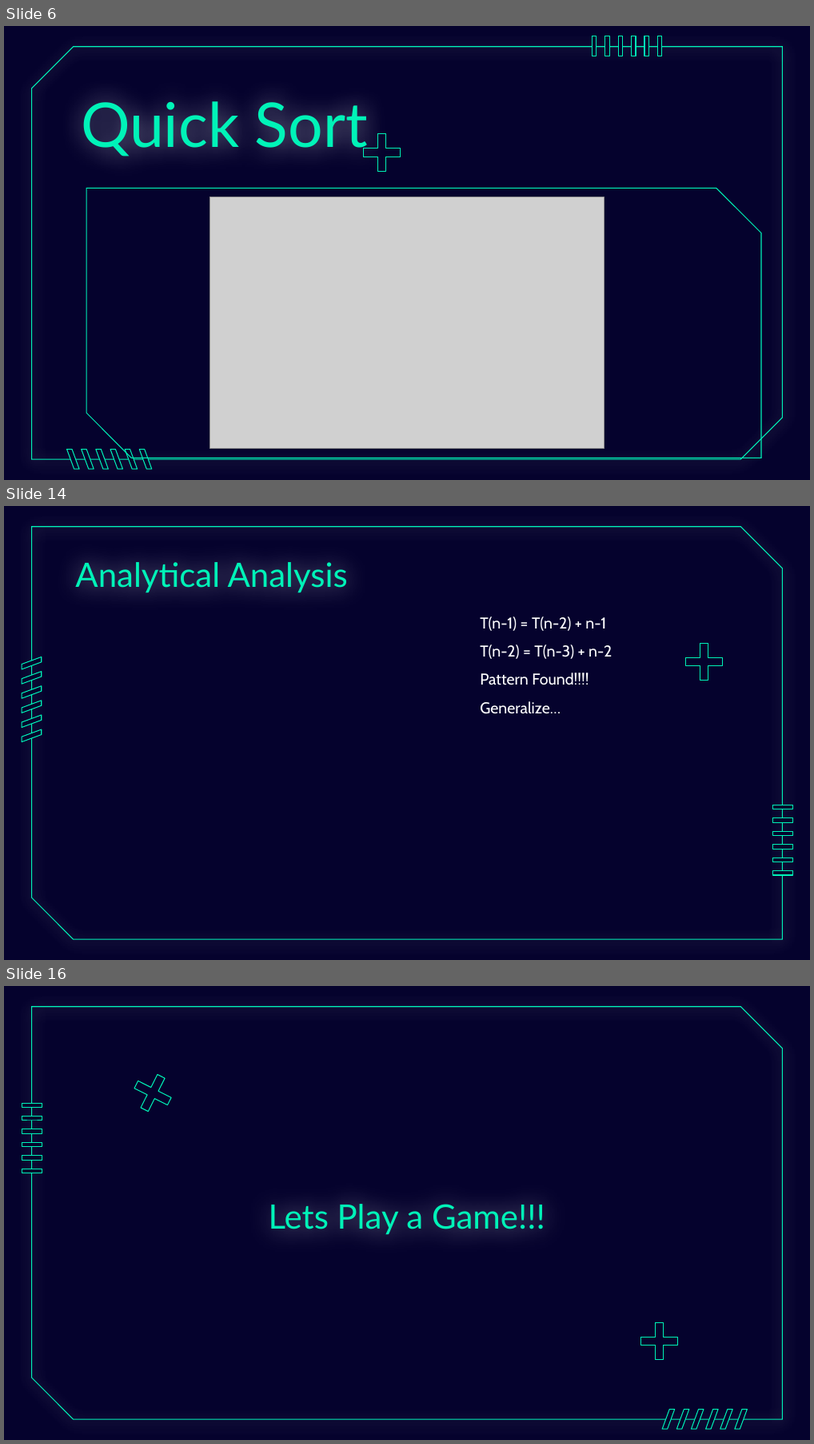
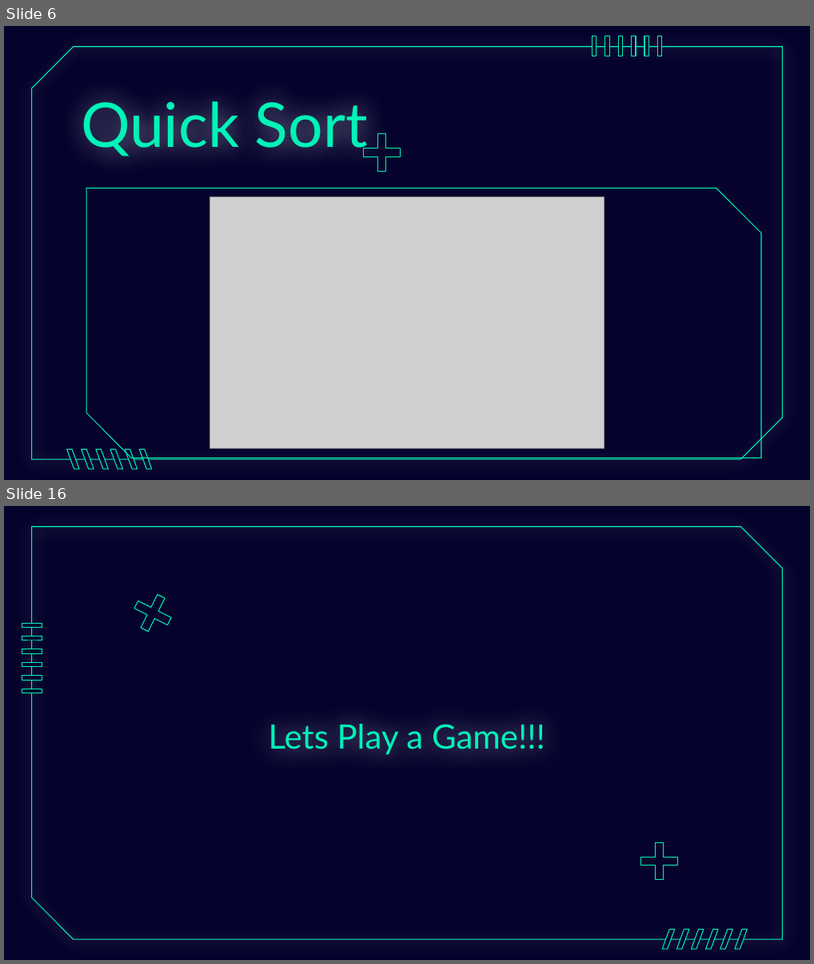
Before and after one commit to MohamedHussein811/Divide-and-Conquer, a slide deck: Divide And Conquer Explaination.pptx. Shown one above the other, each under a label of ours: slides 6, 14 and 16 before the commit, slides 6 and 16 after it; the slides between them are not shown. The pictures are 814x1444 and 814x964 pixels, drawn with LibreOffice and Linux fonts; fonts in the diff are those of the drawing; grey boxes stand for pictures; background and template pictures are left out. Boxes give left, top, right and bottom in pixels: in the first picture for what was removed or moved away, otherwise in the second. Text is boxed around its words. In the diff, an @@ line names an element or a change of style, - is before the commit and + after.

```diff
--- a/Divide And Conquer Explaination.pptx
+++ b/Divide And Conquer Explaination.pptx
@@ slide 14 removed at (4,506,810,960), background picture (left out); not listed: 1 template element that a slide beside it also shows @@
@@ title removed at (75,562,348,592) @@
-Analytical Analysis
@@ text removed at (480,616,612,714) @@
-T(n-1) = T(n-2) + n-1
-T(n-2) = T(n-3) + n-2
-Pattern Found!!!!
-Generalize…
@@ plus sign removed at (679,636,730,687) @@
@@ group removed at (22,656,793,875): 6 rectangles, 6 parallelograms @@
```
Also in this commit, not shown: 4 slides changed, 6 slides added, 5 other slides removed.
